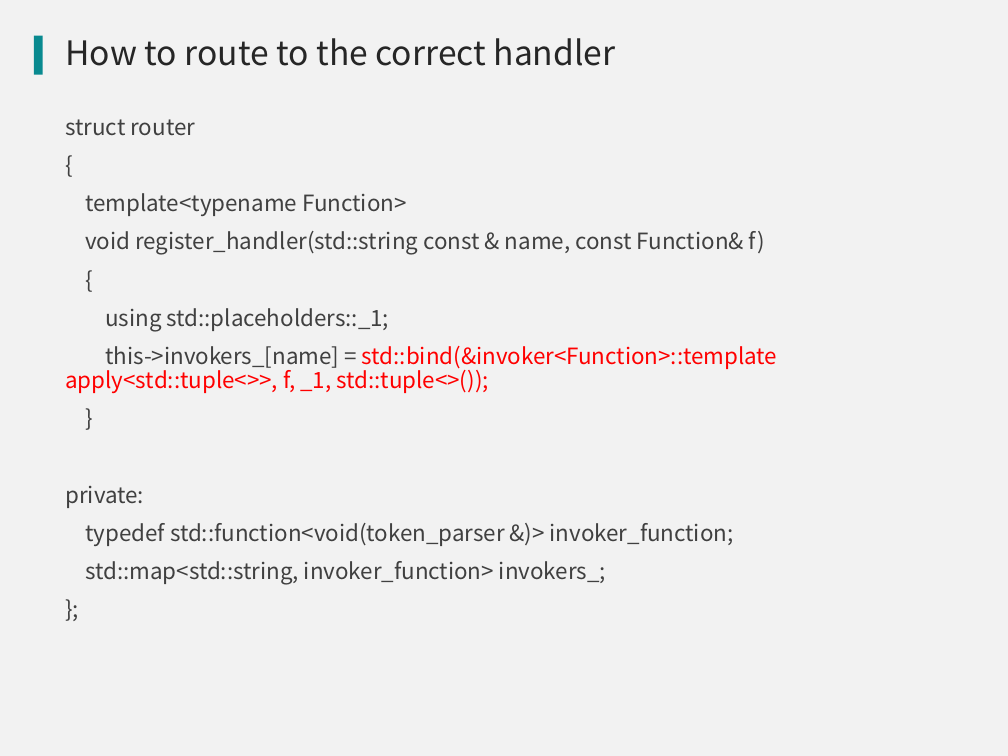
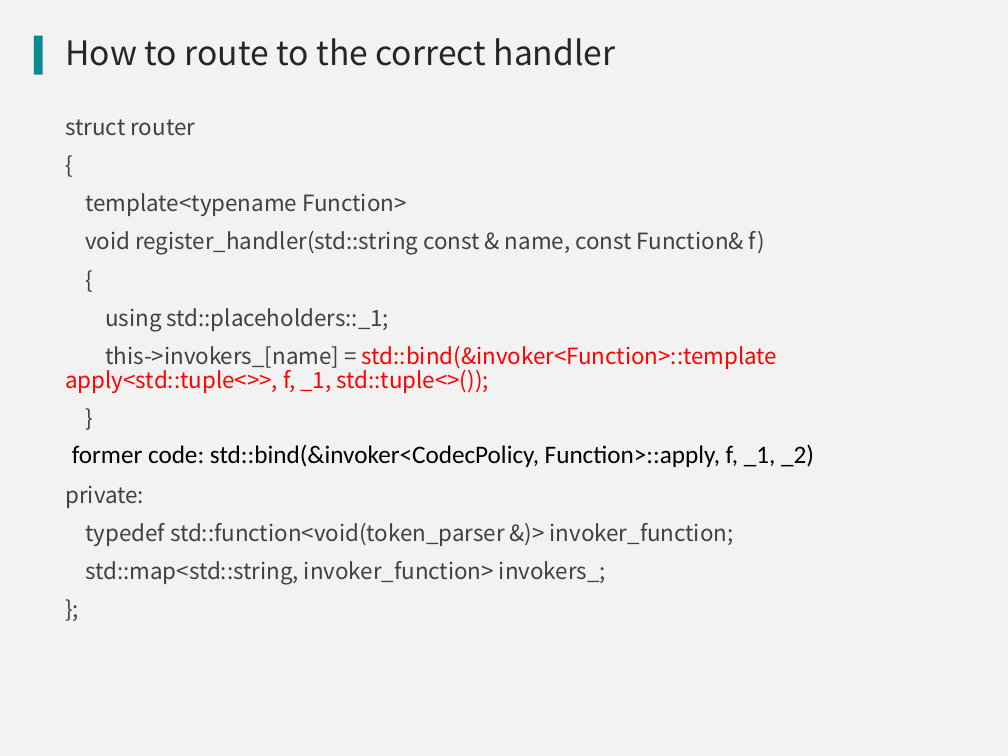
Before and after one commit to qicosmos/cppnow2017-ppt, a slide deck: slide 36 of An easy to use RPC framework implemented by c++11 and c++14 - shorter.pptx. Drawn at 1008x756 pixels with LibreOffice and Linux fonts; fonts in the diff are those of the drawing; background and template pictures are left out. Boxes give left, top, right and bottom in pixels: in the first picture for what was removed or moved away, otherwise in the second. Text is boxed around its words. In the diff, an @@ line names an element or a change of style, - is before the commit and + after.

```diff
--- a/An easy to use RPC framework implemented by c++11 and c++14 - shorter.pptx
+++ b/An easy to use RPC framework implemented by c++11 and c++14 - shorter.pptx
@@ text added at bbox=[72, 444, 814, 467], 18 pt, text #000000 @@
+former code: std::bind(&invoker<CodecPolicy, Function>::apply, f, _1, _2)
```
Also in this commit, not shown: 2 other slides changed.
